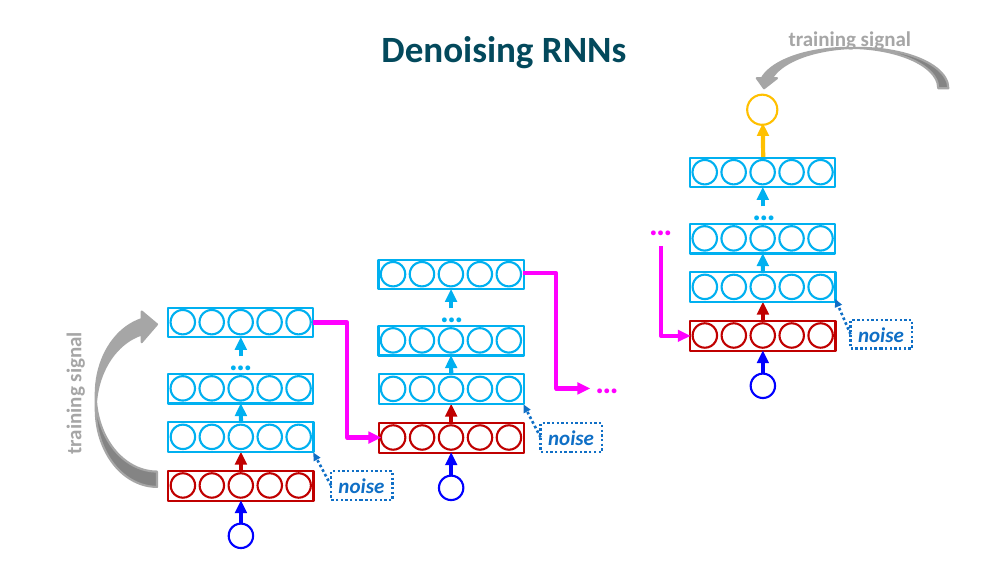
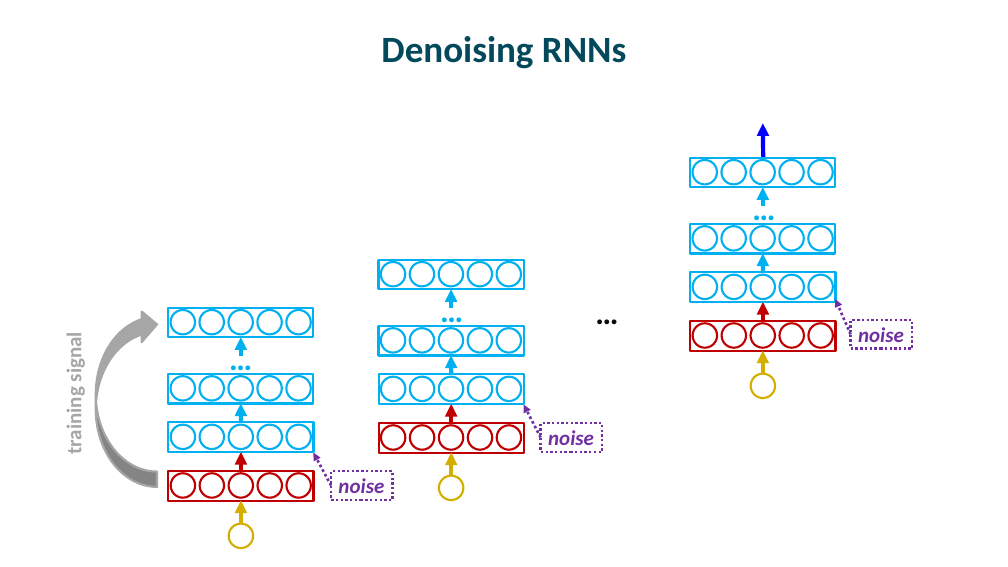
Before and after one commit to mcmozer/State_Denoised_RNN, a slide deck: slide 7 of talks/StateDenoisedRNNs.pptx (slide 8 before the commit). Drawn at 1008x567 pixels with LibreOffice and Linux fonts; fonts in the diff are those of the drawing. Boxes give left, top, right and bottom in pixels: in the first picture for what was removed or moved away, otherwise in the second. Text is boxed around its words. In the diff, an @@ line names an element or a change of style, - is before the commit and + after.

```diff
--- a/talks/StateDenoisedRNNs.pptx
+++ b/talks/StateDenoisedRNNs.pptx
@@ curved right arrow removed at [754,48,948,88] @@
@@ text removed at [789,31,911,53] @@
-training signal
@@ ellipse removed at [747,95,777,125] @@
@@ arrow (764, 160) - (763, 123): stroke #FFC000 4 pt to #0000FF 4 pt @@
@@ text removed at [642,199,681,246] @@
-…
@@ elbow arrow removed from (661, 246) to (690, 336) @@
@@ elbow arrow removed from (523, 274) to (591, 389) @@
@@ text "…": place and size @@
-text "…" at [588,358,627,405]
+text "…" at [588,289,627,336]
@@ text "…" at [588,289,627,336]: text colour #FF00FF to #0D0D0D @@
@@ arrow (851, 334) - (836, 299): stroke #0F6FC6 2.5 pt dashed to #7030A0 2.5 pt dashed @@
@@ elbow arrow removed from (314, 323) to (381, 438) @@
@@ text colour #0F6FC6 to #7030A0; outline #0F6FC6 2.25 pt dashed to #7030A0 2.25 pt dashed in 3 elements at [331,471,392,500], [541,423,602,452], [851,321,912,349] @@
@@ arrow (763, 374) - (763, 351): stroke #0000FF 4 pt to #D4AE00 4 pt @@
@@ outline #0000FF 2 pt to #D4AE00 2 pt in 3 elements at [229,524,253,548], [439,476,464,500], [751,374,775,398] @@
@@ arrow (541, 438) - (524, 405): stroke #0F6FC6 2.5 pt dashed to #7030A0 2.5 pt dashed @@
@@ arrow (331, 485) - (314, 453): stroke #0F6FC6 2.5 pt dashed to #7030A0 2.5 pt dashed @@
@@ arrow (451, 476) - (451, 453): stroke #0000FF 4 pt to #D4AE00 4 pt @@
@@ arrow (241, 524) - (241, 501): stroke #0000FF 4 pt to #D4AE00 4 pt @@
```
Also in this commit, not shown: 3 other slides changed, 3 slides added, 2 slides removed, 13 other files.
